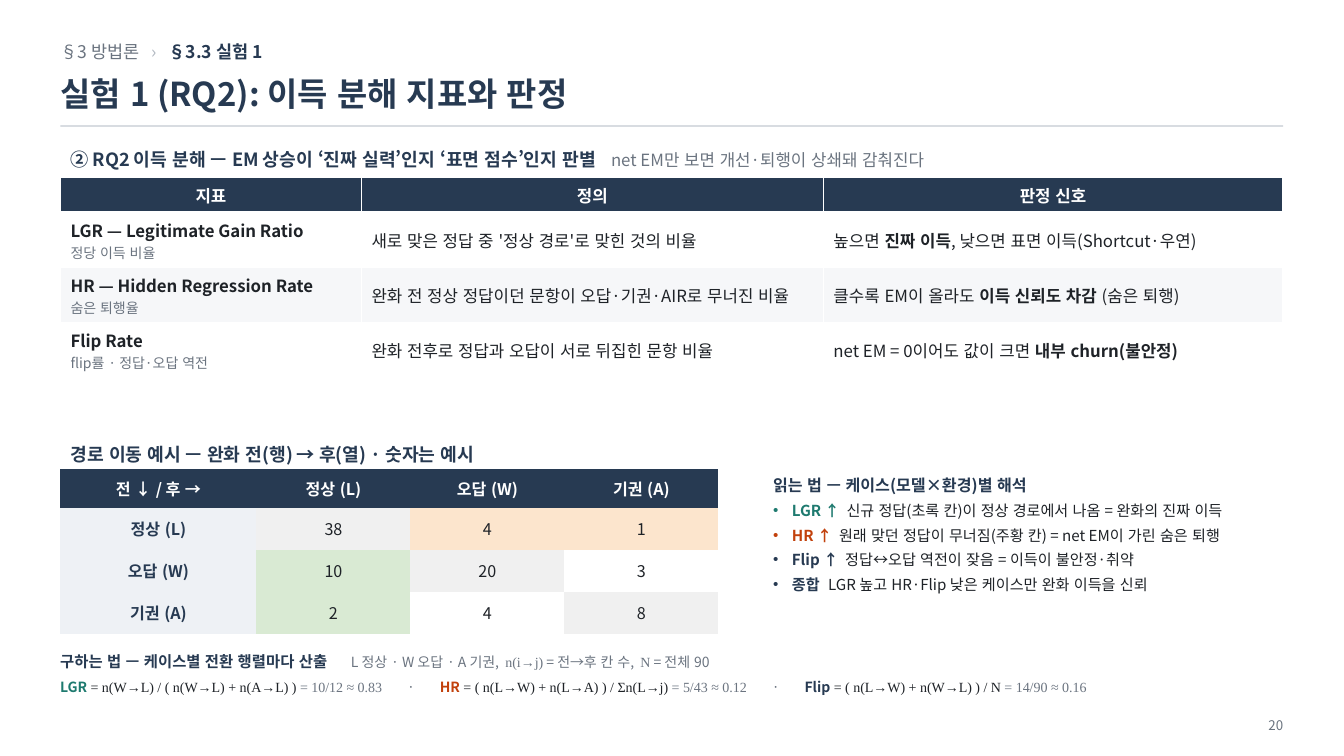
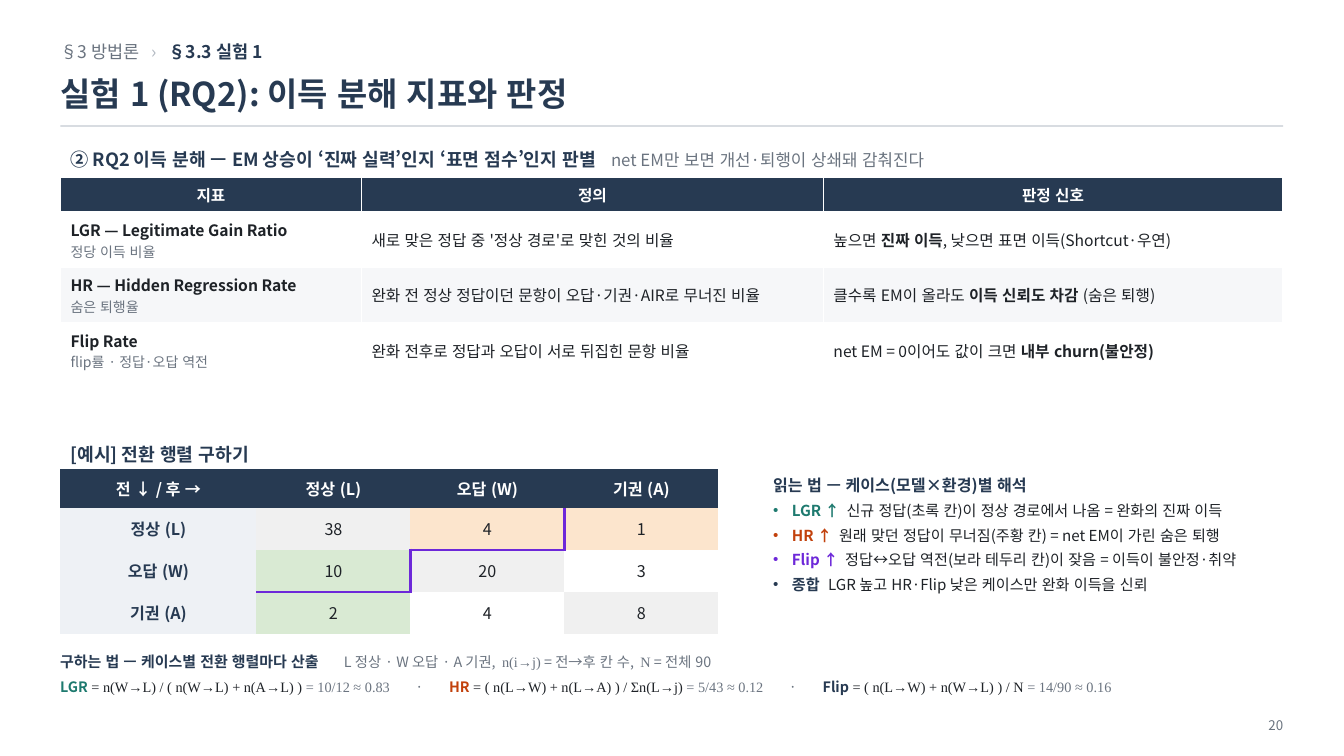
Before and after one commit to jin-ryu/thinkconflict, a slide deck: slide 20 of docs/ThinkConflict_연구보고.pptx. Drawn at 1344x756 pixels with LibreOffice and Linux fonts; fonts in the diff are those of the drawing. Boxes give left, top, right and bottom in pixels: in the first picture for what was removed or moved away, otherwise in the second. Text is boxed around its words. In the diff, an @@ line names an element or a change of style, - is before the commit and + after.

```diff
--- a/docs/ThinkConflict_연구보고.pptx
+++ b/docs/ThinkConflict_연구보고.pptx
@@ table at (x1=60, y1=177, x2=1284, y2=378) @@
@@ size 12 to 11.2 pt in "지표", "정의", "판정 신호", "LGR — Legitimate Gain Ratio" and 8 more places @@
@@ text at (x1=71, y1=445, x2=249, y2=464): text changed @@
-경로 이동 예시 — 완화 전(행) → 후(열) · 숫자는 예시
+[예시] 전환 행렬 구하기
@@ table at (x1=60, y1=469, x2=719, y2=634) @@
@@ borders changed @@
@@ text at (x1=792, y1=552, x2=1236, y2=569): text changed @@
-• Flip ↑ 정답↔오답 역전이 잦음 = 이득이 불안정·취약
+• Flip ↑ 정답↔오답 역전(보라 테두리 칸)이 잦음 = 이득이 불안정·취약
@@ text "구하는 법 — 케이스별 전환 ..." at (x1=60, y1=654, x2=1111, y2=695): size 11 to 10.6 pt in "구하는 법 — 케이스별 전환 행렬마다 산출"; size 10 to 10.2 pt in "L 정상 · W 오답 · A ...", "LGR = n(W→L) / ( n(W→L) + ..." @@
```
Also in this commit, not shown: 5 other slides changed, 11 other files.
